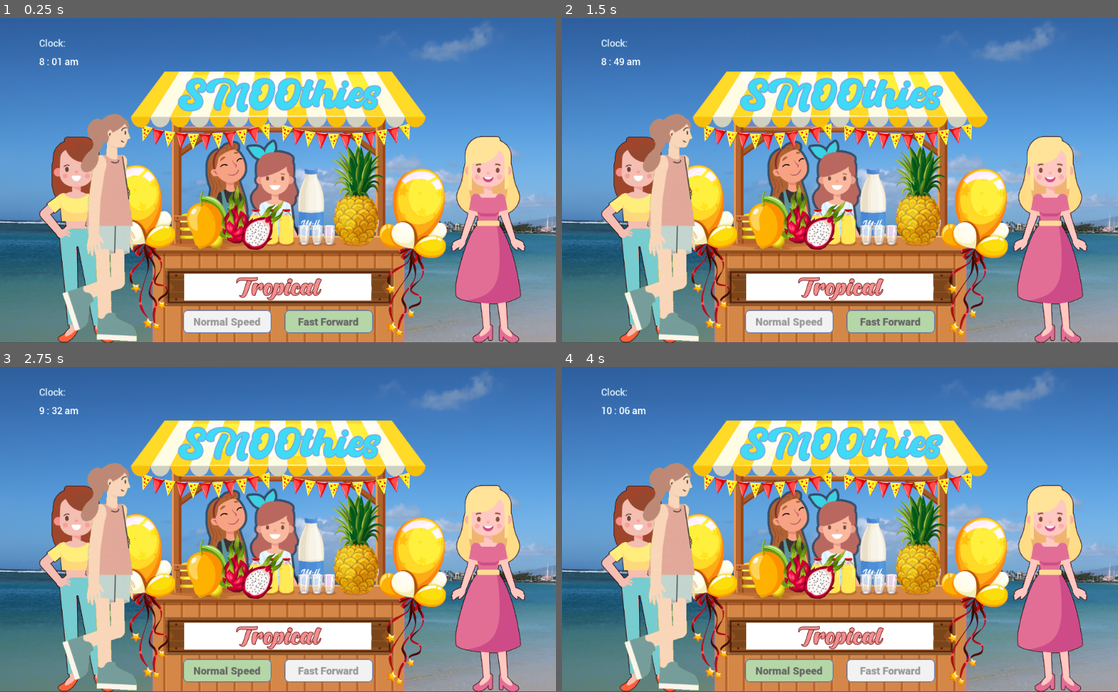
Above: before the commit, frames 1-4 (two rows, left to right).
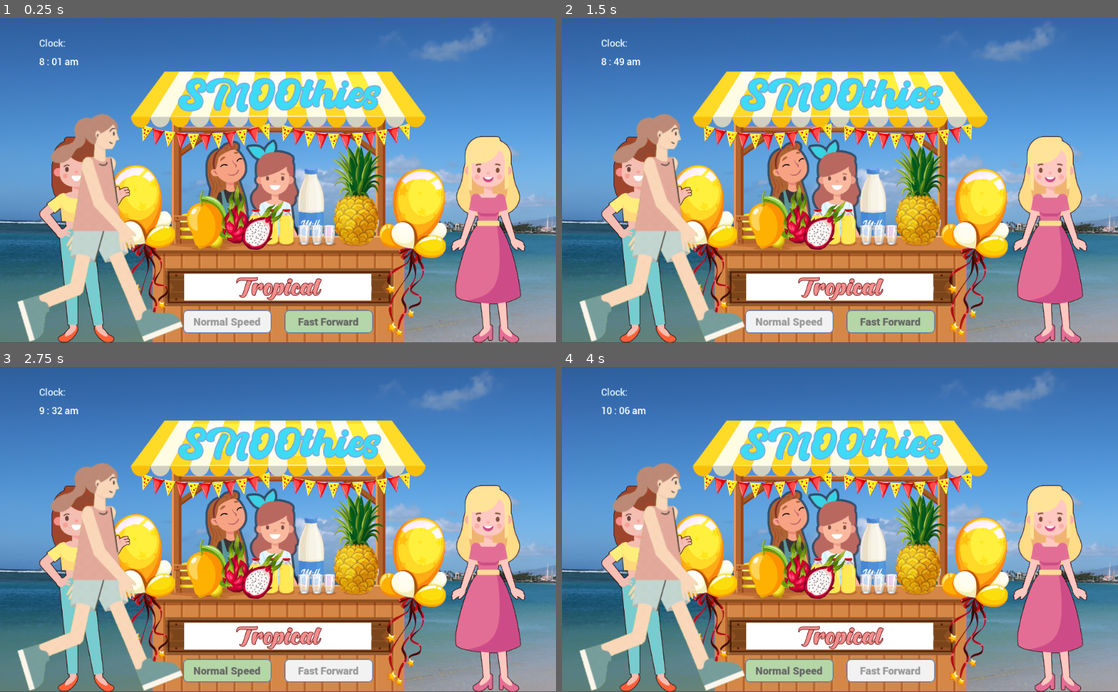
Above: after the commit, the same moments.

Repository: thepriscillawang/SMOOthies
Game: Godot game, scene res://Scenes/Simulation.tscn
Same seed, same stepped clock (60 frames per second), same inputs: the game is played once before the commit and once after it. This scene is started directly instead of the project's main scene. Sound files missing from this copy of the repository are replaced by a short silence.
Inputs (mouse positions are in pixels of both pictures, inside the frame that each line leads up to):
- Up to frame 1 (0.25 s): no input
- Up to frame 2 (1.5 s): click (890, 323) at 0.5 s; click (789, 323) at 1.25 s
- Up to frame 3 (2.75 s): click (328, 672) at 2 s
- Up to frame 4 (4 s): click (789, 672) at 2.75 s; click (890, 672) at 3.5 s

The runs differ from the first frame. In frame 1, 6.5% of the frame differs, in the area x 3-33%, y 29-100%; in frame 2, 6.5%; in frame 3, 6.5%; in frame 4, 6.5%.
Error in both runs: Invalid operands 'Nil' and 'int' in operator '-'. (res://Scenes/Algorithm.gd:120)

Commit message:
Fast Normal Speed Button sounds
Sound added

Diff:
--- a/src/SMOOthies/Scenes/RecipeHelp.gd
+++ b/src/SMOOthies/Scenes/RecipeHelp.gd
@@ -17,5 +17,8 @@
 
 
 func _on_CloseHelp_pressed():
+	$CloseHelpOKButton.connect("finished", self, "_load_Recipe_scene")
+	$CloseHelpOKButton.play()
+
+func _load_Recipe_scene():
 	SceneLoader._change_scene("Recipe")
-	pass # Replace with function body.
--- a/src/SMOOthies/Scenes/RecipeHelp.tscn
+++ b/src/SMOOthies/Scenes/RecipeHelp.tscn
@@ -7,6 +7,7 @@
 [ext_resource path="res://images/button_ok_hover.png" type="Texture" id=5]
 [ext_resource path="res://fonts/milky_coffee/Milky Coffee.otf" type="DynamicFontData" id=6]
 [ext_resource path="res://images/button_ok_pressed.png" type="Texture" id=7]
+[ext_resource path="res://Sounds/softbutton.wav" type="AudioStream" id=8]
 
 [sub_resource type="DynamicFont" id=1]
 size = 34
@@ -62,4 +63,7 @@
 Your goal is to make $500 in two weeks. Plan your days strategically so that you can be successful!
 "
 
+[node name="CloseHelpOKButton" type="AudioStreamPlayer2D" parent="."]
+stream = ExtResource( 8 )
+
 [connection signal="pressed" from="CloseHelp" to="." method="_on_CloseHelp_pressed"]
--- a/src/SMOOthies/Scenes/Simulation.gd
+++ b/src/SMOOthies/Scenes/Simulation.gd
@@ -54,9 +54,11 @@
 	is_fast_forward = false
 	$FastForwardButton.disabled = false
 	$NormalSpeedButton.disabled = true
+	$SpeedButton.play()
 
 
 func _on_FastForwardButton_pressed():
 	is_fast_forward = true
 	$FastForwardButton.disabled = true
 	$NormalSpeedButton.disabled = false
+	$SpeedButton.play()
--- a/src/SMOOthies/Scenes/Simulation.tscn
+++ b/src/SMOOthies/Scenes/Simulation.tscn
@@ -16,6 +16,7 @@
 [ext_resource path="res://images/Character_01_01.png" type="Texture" id=14]
 [ext_resource path="res://images/Character_01_02.png" type="Texture" id=15]
 [ext_resource path="res://images/Character_01_03.png" type="Texture" id=16]
+[ext_resource path="res://Sounds/softbutton.wav" type="AudioStream" id=17]
 
 [sub_resource type="DynamicFont" id=1]
 size = 72
@@ -126,7 +127,11 @@
 [node name="Character_01" type="AnimatedSprite" parent="."]
 position = Vector2( 184, 394 )
 frames = SubResource( 5 )
+frame = 1
 playing = true
+
+[node name="SpeedButton" type="AudioStreamPlayer2D" parent="."]
+stream = ExtResource( 17 )
 
 [connection signal="pressed" from="FastForwardButton" to="." method="_on_FastForwardButton_pressed"]
 [connection signal="pressed" from="NormalSpeedButton" to="." method="_on_NormalSpeedButton_pressed"]
Not shown: 1 places in src/SMOOthies/Scenes/RecipeHelp.tscn that only renumber resources
Not shown: 1 places in src/SMOOthies/Scenes/Simulation.tscn that only renumber resources
